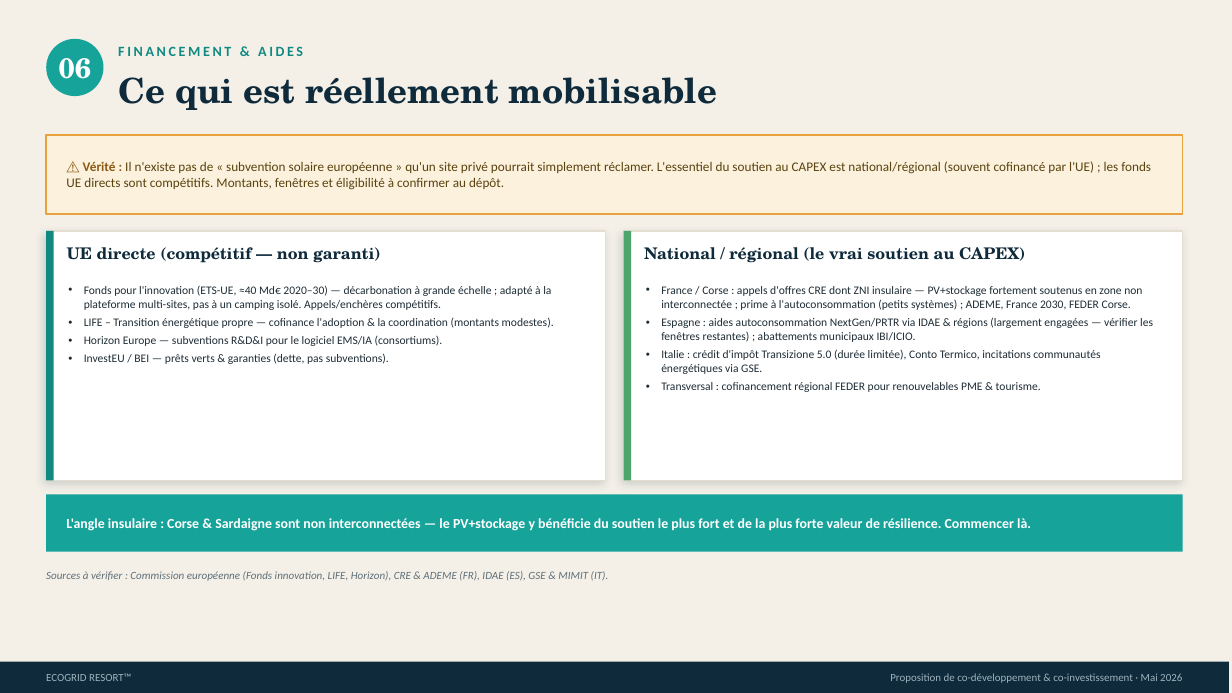
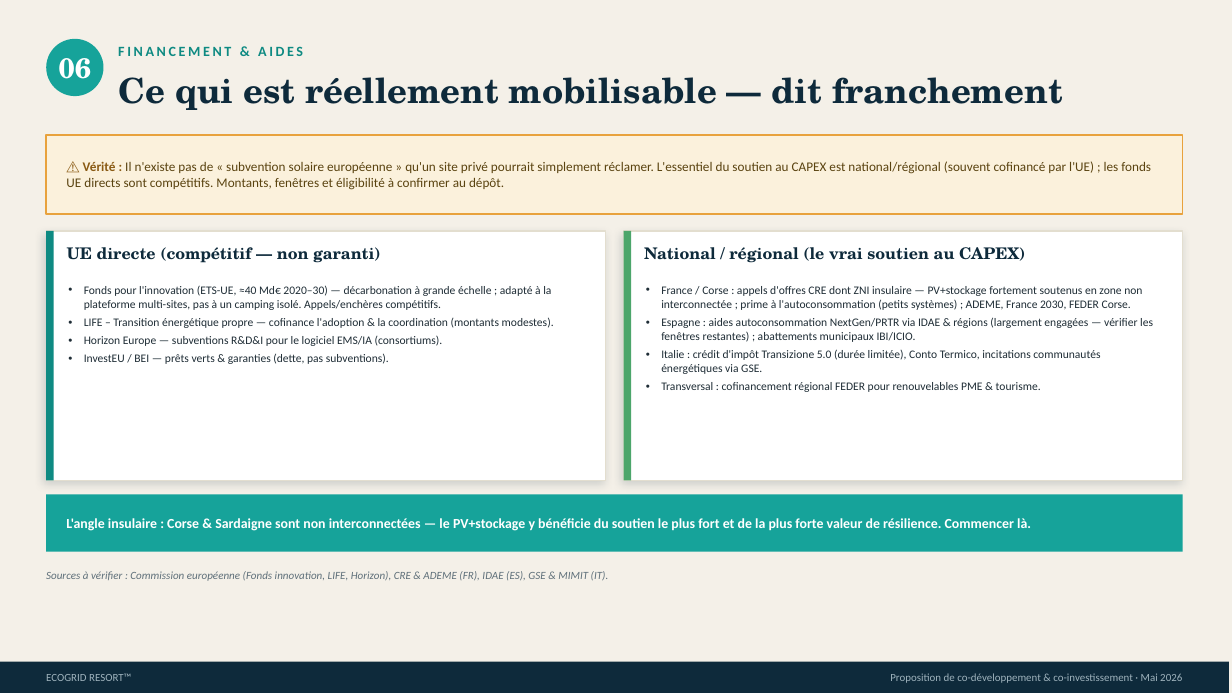
Before and after one commit to AdminMagicbooking/SaaS_Platforms, a slide deck: slide 8 of SmartGrid/Commercial/ECOGRID_RESORT_Investisseurs_FR.pptx (slide 7 before the commit). Drawn at 1232x693 pixels with LibreOffice and Linux fonts; fonts in the diff are those of the drawing. Boxes give left, top, right and bottom in pixels: in the first picture for what was removed or moved away, otherwise in the second. Text is boxed around its words. In the diff, an @@ line names an element or a change of style, - is before the commit and + after.

```diff
--- a/SmartGrid/Commercial/ECOGRID_RESORT_Investisseurs_FR.pptx
+++ b/SmartGrid/Commercial/ECOGRID_RESORT_Investisseurs_FR.pptx
@@ text at (118,77,1063,110): text changed @@
-Ce qui est réellement mobilisable
+Ce qui est réellement mobilisable — dit franchement
```
Also in this commit, not shown: 1 other slide changed, 1 slide added, 15 other files.
